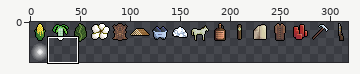
Edited in one commit: sprite sheet (tiles/commodities20.png). The first picture is a wide view before the edit; the outline marks the close-up.
Close-up. Before the commit:
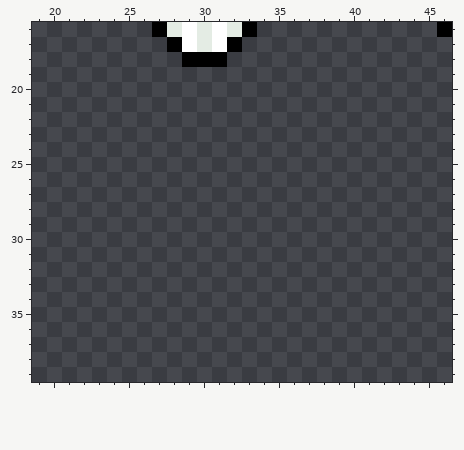
The file is 320x40 pixels. Pixels under 10% opacity are left out. Colours within 5 levels of each other are drawn and written as one. Shown: x 19..46, y 16..39. The wide view leaves out empty margins.
After the commit:
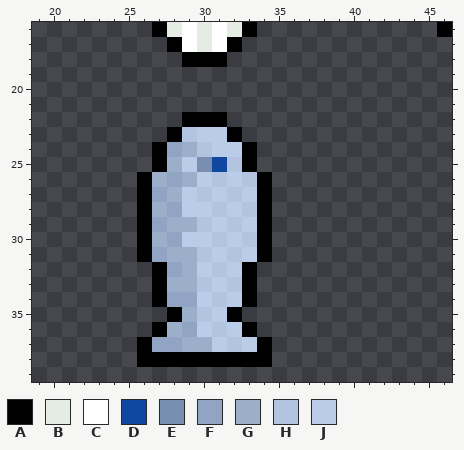
Palette (. is transparent): A #000000  B #e4ece4  C #ffffff  D #10489f  E #798fb2  F #92a4c4  G #9bafca  H #b3c4e1  J #bacce8
Author's note on the commit: Add 20x20 fish tile.
Edits made:
The author put colour A in row 22 at x 29 to 31; in row 23 at x 28 and 32; in rows 24 to 25 at x 27 and 33; in rows 26 to 31 at x 26 and 34; in rows 32 to 34 at x 27 and 33; in row 35 at x 28 and 32.
The author put colour A in row 36 at x 27 and 33; in row 37 at x 26 and 34; in row 38 at x 26 to 34.
The author put colour D in row 25 at x 31.
The author put colour E in row 25 at x 30.
The author put colour F in row 24 at x 28; in row 26 at x 28; in row 27 at x 27; in row 28 at x 28; in row 29 at x 27; in row 30 at x 28.
The author put colour F in row 31 at x 27; in row 32 at x 28; in row 34 at x 28 to 29; in row 36 at x 29; in row 37 at x 27 to 28.
The author put colour G in row 24 at x 29; in row 25 at x 28; in row 26 at x 27 and 29; in row 27 at x 28; in row 28 at x 27; in row 29 at x 28 to 29.
The author put colour G in row 30 at x 27; in row 31 at x 28 to 29; in row 32 at x 29; in row 33 at x 28 to 29; in row 35 at x 29; in row 36 at x 28.
The author put colour G in row 37 at x 29 to 30.
The author put colour H in row 23 at x 29; in row 24 at x 30; in row 25 at x 32; in row 26 at x 31 and 33; in row 27 at x 30 and 32; in row 28 at x 31 and 33.
The author put colour H in row 29 at x 30 and 32; in row 30 at x 31 and 33; in row 31 at x 30 and 32; in row 32 at x 31; in row 33 at x 30 and 32; in row 34 at x 31.
The author put colour H in row 35 at x 30; in row 36 at x 31; in row 37 at x 32.
The author put colour J in row 23 at x 30 to 31; in row 24 at x 31 to 32; in row 25 at x 29; in row 26 at x 30 and 32; in row 27 at x 29, 31 and 33; in row 28 at x 29 to 30 and 32.
The author put colour J in row 29 at x 31 and 33; in row 30 at x 29 to 30 and 32; in row 31 at x 31 and 33; in row 32 at x 30 and 32; in row 33 at x 31; in row 34 at x 30 and 32.
The author put colour J in row 35 at x 31; in row 36 at x 30 and 32; in row 37 at x 31 and 33.
Where, in picture pixels (left, top, right, bottom), the same in both close-ups:
added: (137, 112, 272, 367)
